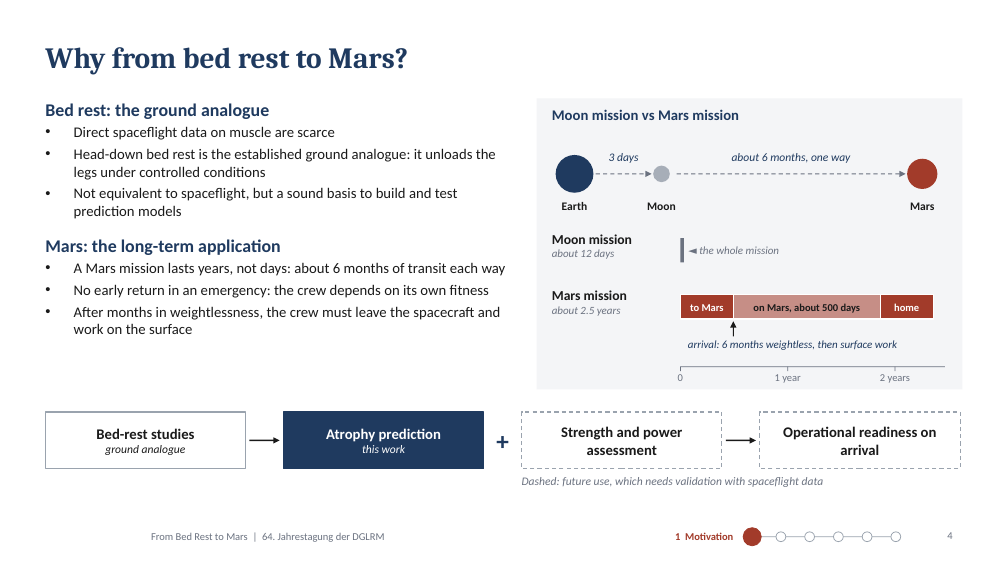
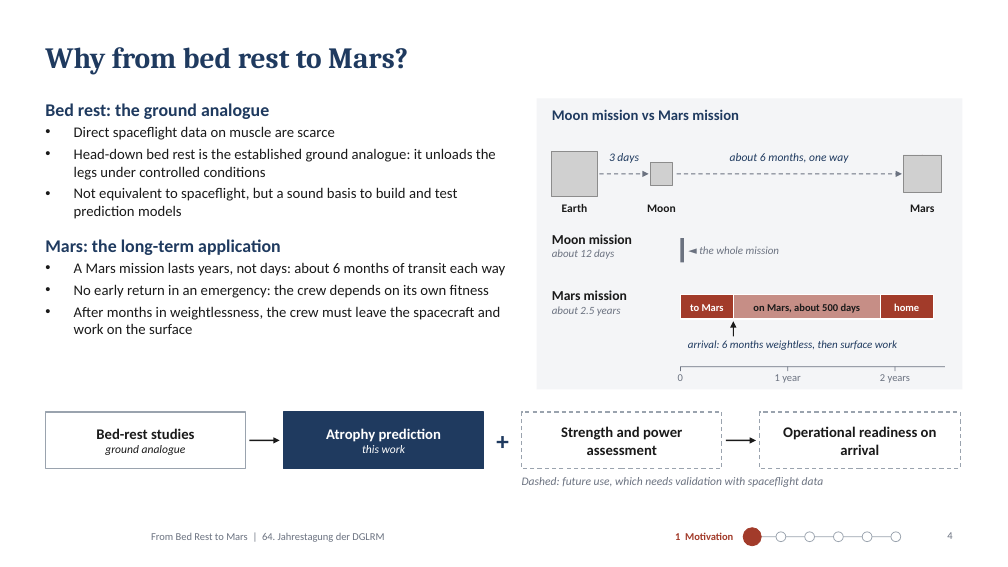
Before and after one commit to MiladBahariQaragoz/BedrestToMars, a slide deck: slide 4 of presentation/bed-rest-to-mars-talk.pptx. Drawn at 1008x567 pixels with LibreOffice and Linux fonts; fonts in the diff are those of the drawing; grey boxes stand for pictures; background and template pictures are left out. Boxes give left, top, right and bottom in pixels: in the first picture for what was removed or moved away, otherwise in the second. Text is boxed around its words. In the diff, an @@ line names an element or a change of style, - is before the commit and + after.

```diff
--- a/presentation/bed-rest-to-mars-talk.pptx
+++ b/presentation/bed-rest-to-mars-talk.pptx
@@ ellipse: place and size @@
-ellipse at box(556, 155, 594, 193)
+ellipse at box(552, 151, 597, 197)
@@ picture added at box(552, 151, 597, 197) @@
@@ arrow moved from (596, 174) - (652, 174) to (600, 174) - (649, 174) @@
@@ picture added at box(650, 163, 673, 185) @@
@@ arrow moved from (677, 174) - (906, 174) to (677, 174) - (902, 174) @@
@@ ellipse: place and size @@
-ellipse at box(907, 159, 938, 189)
+ellipse at box(904, 155, 941, 193)
@@ picture added at box(904, 155, 941, 193) @@
```
Also in this commit, not shown: 6 other files.
